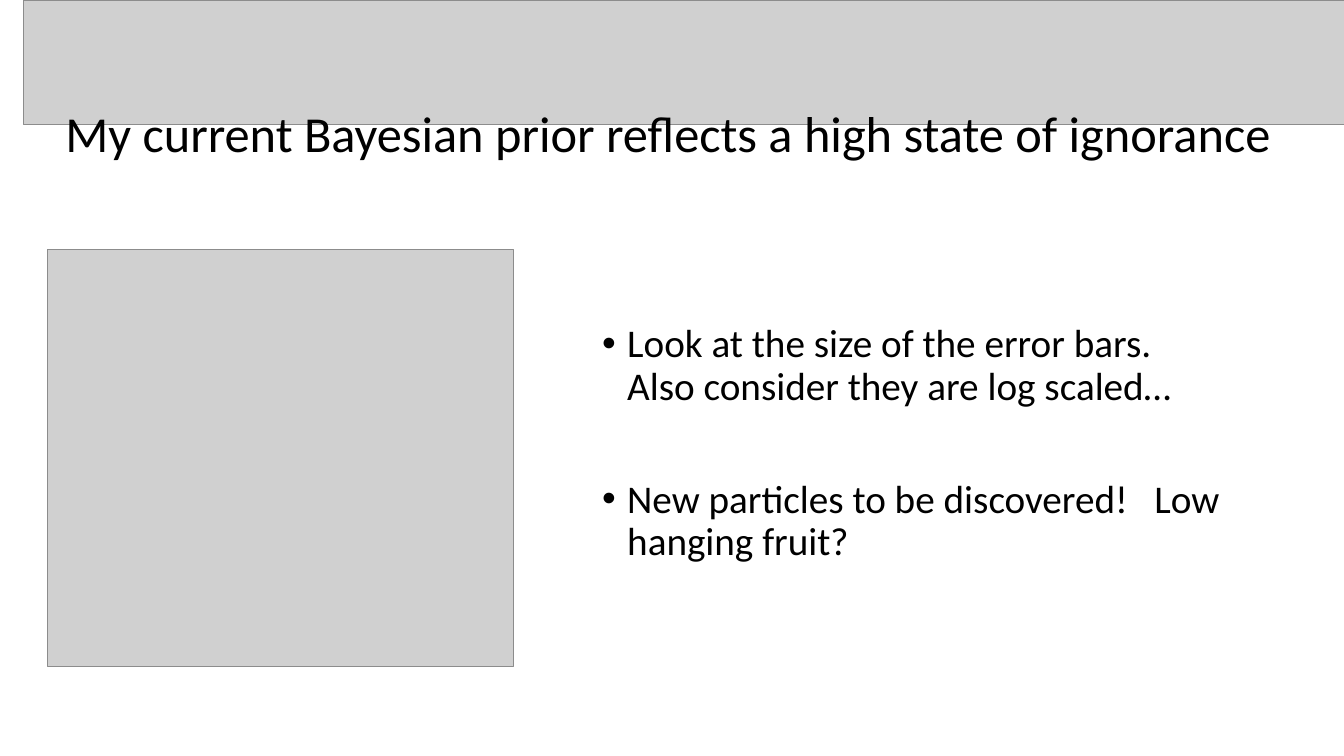
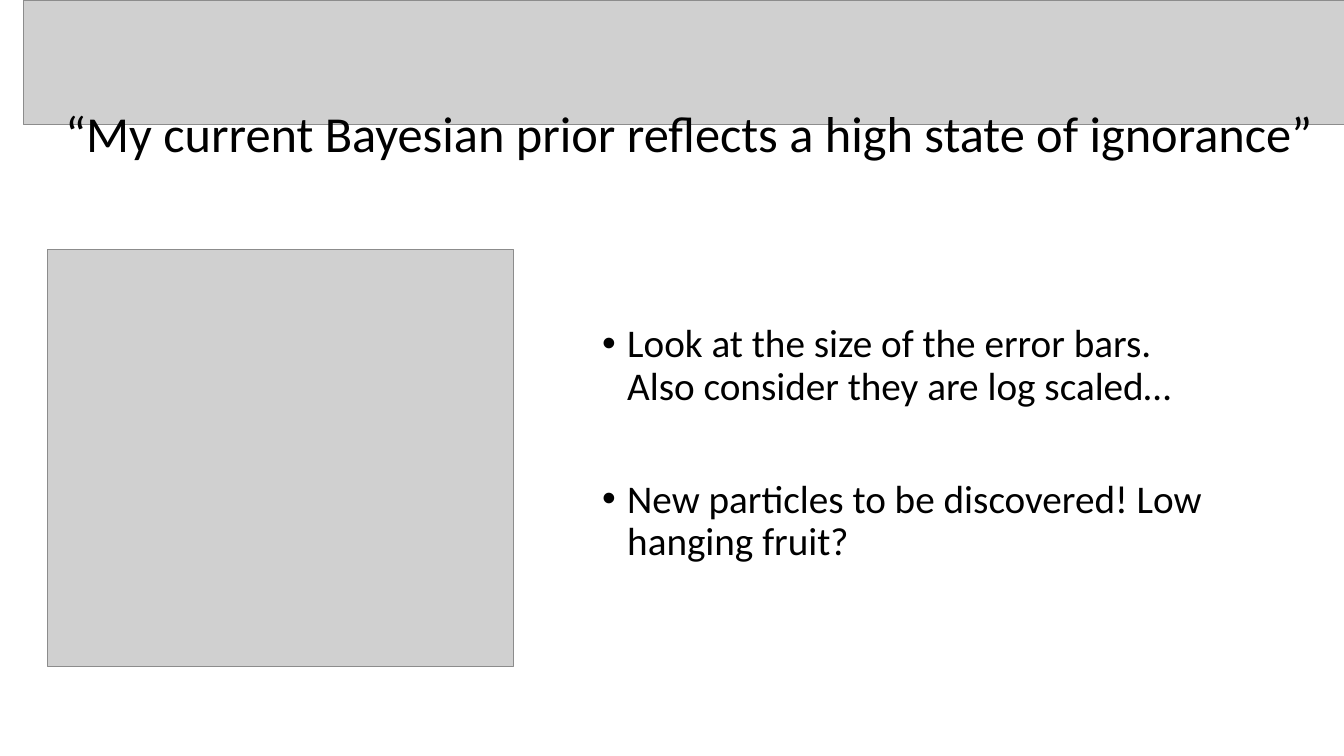
Before and after one commit to AndrewLoeppky/phys509, a slide deck: slide 10 of Atmospheric Ice Nuclei.ppt (slide 7 before the commit). Drawn at 1344x756 pixels with LibreOffice and Linux fonts; fonts in the diff are those of the drawing; grey boxes stand for pictures. Boxes give left, top, right and bottom in pixels: in the first picture for what was removed or moved away, otherwise in the second. Text is boxed around its words. In the diff, an @@ line names an element or a change of style, - is before the commit and + after.

```diff
--- a/Atmospheric Ice Nuclei.ppt
+++ b/Atmospheric Ice Nuclei.ppt
@@ text at [65,111,1313,161]: text changed @@
-My current Bayesian prior reflects a high state of ignorance
+“My current Bayesian prior reflects a high state of ignorance”
@@ text "Look at the size of ..." rewrapped from [627,329,1219,562] to [627,329,1202,562] @@
```
Also in this commit, not shown: 4 other slides changed, 4 slides added, 1 slide removed, 7 other files.
